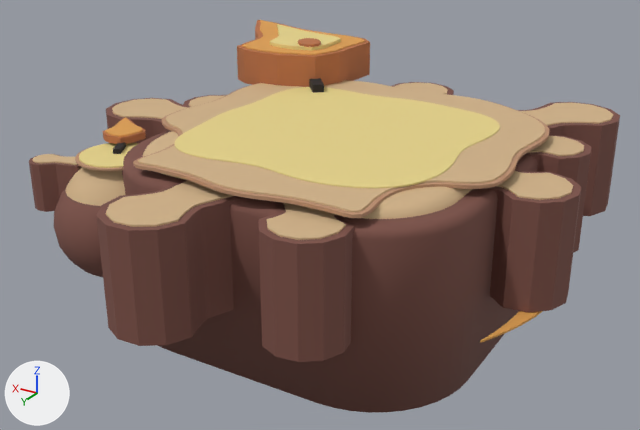
An edit to the FBX model assets/skins/roblox/corpo/individual/body_vela.fbx, drawn before and after from the same camera.
Rendered twice from a 50 mm lens placed at (-4.61, 8.11, 4.03), pointed at (0.19, 0.12, 0.04). Lighting does not change. The marker at lower left points along +X, +Y and +Z. The older version comes first. Where no turn or scale is listed for an object, it has been applied to the vertices.

The first picture shows 'body_vela_corpo', 'body_vela_corpo_neon', 'body_vela_mao' and 1 more.
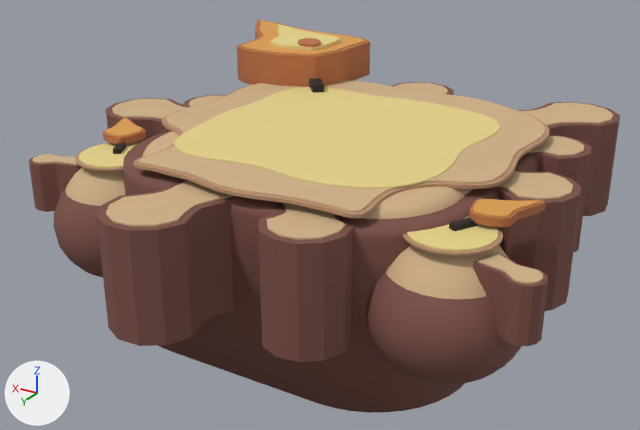
The edits, one by one:
Mesh me_body_vela_mao_esq_neon_001 is new.
It has 56 vertices, 108 faces and spans x -0.557..-0.045, y -0.756..-0.19, z 0.7..0.785.
It uses material mat_corpo_palette (picture img_corpo_palette_png).
Mesh me_body_vela_mao_esq_002 is new.
It has 766 vertices, 1500 faces and spans x -0.96..0.75, y -0.78..0.75, z -0.77..0.77.
It uses material mat_corpo_palette (picture img_corpo_palette_png).
Object 'body_vela_mao_esq_neon' (ob_body_vela_mao_esq_neon) is new; it shows me_body_vela_mao_esq_neon_001.
Its location is (-1.95, 1.45, 0.2).
Object 'body_vela_mao_esq' (ob_body_vela_mao_esq) is new; it shows me_body_vela_mao_esq_002.
Its location is (-1.95, 1.45, 0.2).

Location of each change, [x1, y1, x2, y2] in pixels of the pictures (640 x 430 px):
'body_vela_mao_esq', added (brown)
    after: [366, 200, 548, 384]
'body_vela_mao_esq_neon', added (orange)
    after: [473, 199, 543, 217]
